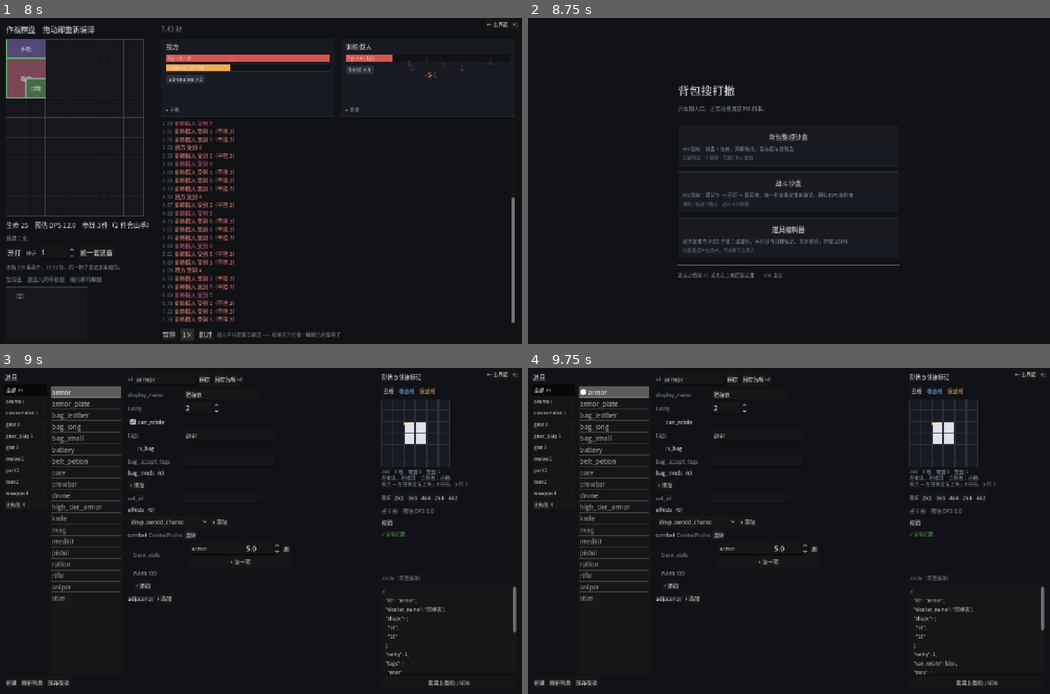
Above: before the commit, frames 1-4 (two rows, left to right).
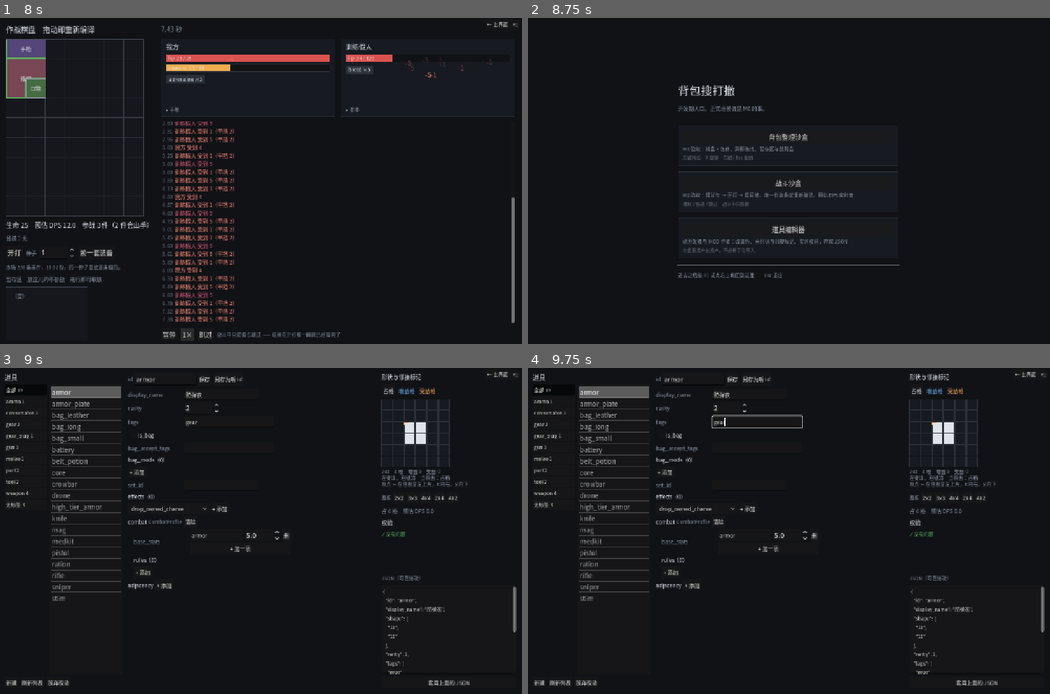
Above: after the commit, the same moments.

Repository: oZlUche/packsoudc
Game: Godot game, scene res://ui/launcher.tscn
The game is run twice, just before and just after one commit, with the same random seed, the same clock (stepped at 60 frames per second) and the same inputs.
Inputs (mouse positions are in pixels of both pictures, inside the frame that each line leads up to):
- Up to frame 1 (8 s): click "背包整理沙盒" at 0.5 s; click "← 主界面 F1" at 1.25 s; click "战斗沙盒" at 2 s; click "开打" at 2.75 s; click "换一套装备" at 3.5 s; click "暂停" at 4.25 s; click "播放" at 5 s; click "1×" at 5.75 s; click "2×" at 6.5 s; click "4×" at 7.25 s
- Up to frame 2 (8.75 s): click "← 主界面 F1" at 8 s
- Up to frame 3 (9 s): click "道具编辑器" at 8.75 s
- Up to frame 4 (9.75 s): click (778, 423) at 9.5 s, where only the run before the commit has a clickable "can_rotate"

Frames 1-2 are identical in both runs. In frame 3, 1.5% of the frame differs, in the area x 24-56%, y 15-72%; in frame 4, 1.8%, in the area x 10-99%, y 6-94%.

Commit message:
refactor(inventory): 删掉 can_rotate —— 一切道具都能转
这个开关本意是「钉死某些装备的朝向」，但一件占两格的东西横着还是竖着，
是玩家在棋盘上的空间取舍，不是内容作者该替他做的决定。

代价也不只是多一个字段：一个实际上永远为 true 的开关，让每一处旋转路径
都多一层没有意义的分支 —— GridInventory 里有三处一模一样的 effective_rot，
ItemInstance 里还有三处。删掉之后这六处全部消失。

唯一保留的旋转限制是运行时的「有内容物的包不能旋转」。注意它是状态的
限制，不是道具的属性：同一个包掏空了就能转。

匕首的 can_rotate: false 一并去掉，资产重新导入。

Co-Authored-By: Claude Opus 5 <noreply@anthropic.com>

Diff:
--- a/core/inventory/grid_inventory.gd
+++ b/core/inventory/grid_inventory.gd
@@ -214,8 +214,7 @@
 func can_place_item(inst: ItemInstance, origin: Vector2i, rot: int) -> bool:
 	if inst == null or inst.def == null:
 		return false
-	var effective_rot := rot if inst.def.can_rotate else 0
-	return can_place_def(inst.def, origin, effective_rot, inst.uid)
+	return can_place_def(inst.def, origin, rot, inst.uid)
 
 
 ## 这件定义在这个落点上，**地形**允不允许 —— 出界、禁用格、包覆盖、
@@ -274,8 +273,7 @@
 func place_displacing(inst: ItemInstance, origin: Vector2i, rot: int = 0):
 	if inst == null or inst.def == null or acts_as_bag(inst.def):
 		return null
-	var effective_rot := rot if inst.def.can_rotate else 0
-	if not terrain_allows(inst.def, origin, effective_rot):
+	if not terrain_allows(inst.def, origin, rot):
 		return null
 	if _items.has(inst.uid):
 		push_warning("GridInventory.place_displacing: uid %d 已在本容器中" % inst.uid)
@@ -287,7 +285,7 @@
 	var rots: Array[int] = []
 
 	begin_batch()
-	for uid in displaced_by(inst.def, origin, effective_rot, inst.uid):
+	for uid in displaced_by(inst.def, origin, rot, inst.uid):
 		var v: ItemInstance = _items.get(uid, null)
 		if v == null:
 			continue
@@ -302,7 +300,7 @@
 			return null
 		victims.append(v)
 
-	if not place(inst, origin, effective_rot):
+	if not place(inst, origin, rot):
 		# 地形已经确认过，挡路的也清空了，走到这里说明有别的校验没被地形覆盖。
 		# 不猜原因，原样还回去。
 		_put_back(victims, homes, rots)
@@ -331,14 +329,13 @@
 		push_warning("GridInventory.place: uid %d 已在本容器中，应先 remove" % inst.uid)
 		return false
 
-	var effective_rot := rot if inst.def.can_rotate else 0
-	var cells := inst.def.cells_rotated(effective_rot)
+	var cells := inst.def.cells_rotated(rot)
 	var table := _bag_owner if acts_as_bag(inst.def) else _occ
 	for c in cells:
 		table[_idx(origin + c)] = inst.uid
 
 	inst.origin = origin
-	inst.rotation = effective_rot
+	inst.rotation = rot
 	inst.container_id = id
 	_items[inst.uid] = inst
 	_notify_changed()
@@ -374,7 +371,7 @@
 ## 要转先掏空。这是一条有意的简化。
 func rotate_item(uid: int, steps: int = 1) -> bool:
 	var inst: ItemInstance = _items.get(uid, null)
-	if inst == null or not inst.def.can_rotate:
+	if inst == null:
 		return false
 	var is_bag := acts_as_bag(inst.def)
 	if is_bag and not contents_of(uid).is_empty():
@@ -550,7 +547,7 @@
 	if def == null or not accepts(def):
 		return miss
 	var rot_count := 1
-	if allow_rotate and def.can_rotate and def.shape != null:
+	if allow_rotate and def.shape != null:
 		rot_count = def.shape.distinct_rotation_count()
 
 	for y in size.y:
--- a/core/inventory/item_def.gd
+++ b/core/inventory/item_def.gd
@@ -20,9 +20,6 @@
 
 ## 稀有度档位，0 起。影响掉落权重与 UI 配色。
 @export var rarity: int = 0
-
-## 是否允许旋转。少数物品（如某些装备）可能强制朝向。
-@export var can_rotate: bool = true
 
 ## 准入标签。容器级与包体级的准入都拿它比对。
 @export var tags: Array[StringName] = []
@@ -68,4 +65,4 @@
 func cells_rotated(rot: int) -> Array[Vector2i]:
 	if shape == null:
 		return [] as Array[Vector2i]
-	return shape.cells_rotated(rot if can_rotate else 0)
+	return shape.cells_rotated(rot)
--- a/core/inventory/item_instance.gd
+++ b/core/inventory/item_instance.gd
@@ -12,7 +12,11 @@
 var uid: int = NONE
 var def: ItemDef = null
 
-## 0..3，顺时针。def.can_rotate 为 false 时恒为 0。
+## 0..3，顺时针。
+##
+## [b]一切道具都能转。[/b] 曾经有过一个 `can_rotate` 开关，用来「钉死某些装备的朝向」——
+## 但一件占两格的东西横着还是竖着，是玩家在棋盘上的空间取舍，
+## 不是内容作者该替他做的决定。开关删了，理由见架构文档 3.1。
 var rotation: int = 0
 
 ## 在所属容器中的锚点（形状规范化后的左上角）。
@@ -31,7 +35,7 @@
 	inst.uid = _next_uid
 	_next_uid += 1
 	inst.def = p_def
-	inst.rotation = p_rotation if (p_def != null and p_def.can_rotate) else 0
+	inst.rotation = posmod(p_rotation, 4)
 	return inst
 
 
@@ -60,7 +64,7 @@
 func size() -> Vector2i:
 	if def == null or def.shape == null:
 		return Vector2i.ZERO
-	return def.shape.size_rotated(rotation if def.can_rotate else 0)
+	return def.shape.size_rotated(rotation)
 
 
 ## 一组「相对原点的偏移」在容器里的绝对格坐标，已按当前朝向变换。
@@ -79,7 +83,7 @@
 
 ## 顺时针旋转一步，返回旋转后的值。不检查是否放得下 —— 那是容器的事。
 func rotated_step(steps: int = 1) -> int:
-	if def == null or not def.can_rotate:
+	if def == null:
 		return 0
 	return posmod(rotation + steps, 4)
 
--- a/data/authoring/items/knife.json
+++ b/data/authoring/items/knife.json
@@ -4,7 +4,6 @@
   "shape": [
     "1"
   ],
-  "can_rotate": false,
   "tags": [
     "weapon",
     "melee"
--- a/data/items/knife.tres
+++ b/data/items/knife.tres
@@ -84,6 +84,5 @@
 id = &"knife"
 display_name = "匕首"
 shape = SubResource("Resource_qtyyl")
-can_rotate = false
 tags = Array[StringName]([&"weapon", &"melee"])
 combat = SubResource("Resource_nd7d3")
--- a/tests/test_content_pipeline.gd
+++ b/tests/test_content_pipeline.gd
@@ -225,7 +225,6 @@
 		"display_name": "全家桶",
 		"shape": ["110", "011"],
 		"rarity": 3,
-		"can_rotate": false,
 		"tags": ["weapon", "tool"],
 		"set_id": "scavenger",
 		"effects": [{"type": "rarity_bias", "rarity": 2, "amount": 15}],
@@ -275,7 +274,6 @@
 	# 逐项比对
 	t.eq(def2.id, def.id, "往返：id")
 	t.eq(def2.rarity, def.rarity, "往返：稀有度")
-	t.eq(def2.can_rotate, def.can_rotate, "往返：can_rotate（非默认的 false）")
 	t.eq(def2.tags, def.tags, "往返：标签")
 	t.eq(def2.set_id, def.set_id, "往返：套装归属")
 	t.eq(def2.shape.to_bits(), def.shape.to_bits(), "往返：形状")
--- a/tests/test_grid_inventory.gd
+++ b/tests/test_grid_inventory.gd
@@ -1,12 +1,11 @@
 extends RefCounted
 
 
-static func _def(id: String, rows: Array, can_rotate: bool = true, tags: Array = []) -> ItemDef:
+static func _def(id: String, rows: Array, tags: Array = []) -> ItemDef:
 	var d := ItemDef.new()
 	d.id = StringName(id)
 	d.display_name = id
 	d.shape = ItemShape.from_ascii(rows)
-	d.can_rotate = can_rotate
 	var t: Array[StringName] = []
 	for tag in tags:
 		t.append(StringName(tag))
@@ -21,7 +20,7 @@
 	var bar := _def("bar", ["#", "#", "#"])          # 竖 1x3
 	var l_shape := _def("L", ["##", "#."])           # L 形三格
 	var single := _def("dot", ["#"])
-	var weapon := _def("sword", ["#", "#"], true, ["weapon"])
+	var weapon := _def("sword", ["#", "#"], ["weapon"])
 
 	# --- 初始状态 ---
 	var inv := GridInventory.new(Vector2i(4, 4), 1)
--- a/tests/test_item_instance.gd
+++ b/tests/test_item_instance.gd
@@ -1,12 +1,11 @@
 extends RefCounted
 
 
-static func _make_def(id: String, rows: Array, can_rotate: bool = true) -> ItemDef:
+static func _make_def(id: String, rows: Array) -> ItemDef:
 	var d := ItemDef.new()
 	d.id = StringName(id)
 	d.display_name = id
 	d.shape = ItemShape.from_ascii(rows)
-	d.can_rotate = can_rotate
 	return d
 
 
@@ -16,7 +15,7 @@
 	ItemInstance.reset_uid_counter()
 
 	var bar := _make_def("bar", ["#", "#", "#"])
-	var fixed := _make_def("fixed", ["##"], false)
+	var wide := _make_def("wide", ["##"])
 
 	# --- 定义校验 ---
 	t.check(bar.is_valid(), "完整定义应合法")
@@ -34,11 +33,11 @@
 	t.ne(a.uid, b.uid, "同一 def 的两个实例 uid 必须不同")
 	t.check(a.def == b.def, "两个实例共享同一个 ItemDef 对象")
 
-	# --- 不可旋转的物品被强制钉在 rot 0 ---
-	var f := ItemInstance.create(fixed, 3)
-	t.eq(f.rotation, 0, "can_rotate = false 时创建旋转应被归零")
-	t.eq(f.rotated_step(1), 0, "can_rotate = false 时旋转一步仍为 0")
-	t.eq(f.cells(), fixed.shape.cells_rotated(0), "不可旋转物品恒用 rot0 占格")
+	# --- 一切道具都能转，创建时给的朝向原样保留 ---
+	var f := ItemInstance.create(wide, 3)
+	t.eq(f.rotation, 3, "创建时指定的朝向不该被改掉")
+	t.eq(f.rotated_step(1), 0, "转一步回到 0")
+	t.eq(f.cells(), wide.shape.cells_rotated(3), "占格按当前朝向算")
 
 	# --- 可旋转物品 ---
 	var r := ItemInstance.create(bar)
@@ -61,7 +60,7 @@
 	t.check(db.register(bar), "登记合法定义应成功")
 	t.check(not db.register(bar), "重复 id 应被拒绝")
 	t.check(not db.register(no_id), "无效定义应被拒绝")
-	t.check(db.register(fixed), "登记第二个定义应成功")
+	t.check(db.register(wide), "登记第二个定义应成功")
 	t.eq(db.size(), 2, "数据库应有 2 条定义")
 	t.check(db.get_def(&"bar") == bar, "按 id 应取回同一个对象")
 	t.is_null(db.get_def(&"nope"), "未知 id 应返回 null")
--- a/ui/inventory/drag_layer.gd
+++ b/ui/inventory/drag_layer.gd
@@ -160,7 +160,7 @@
 
 ## 拖拽中顺时针转一步。带内容物的包不能转，与 GridInventory.rotate_item 的限制一致。
 func rotate_dragged() -> void:
-	if _inst == null or _inst.def == null or not _inst.def.can_rotate:
+	if _inst == null or _inst.def == null:
 		return
 	if not _payload.is_empty():
 		return
Not shown, added: docs/reports/images/026-tag-tabs.png.import
Not shown, changed: docs/architecture.md
